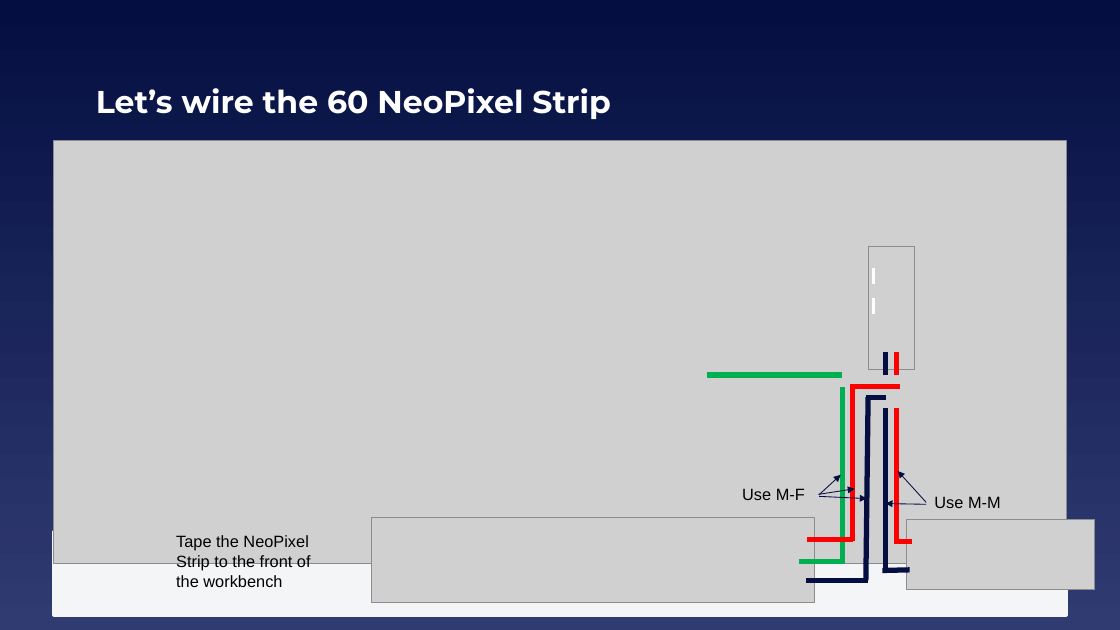
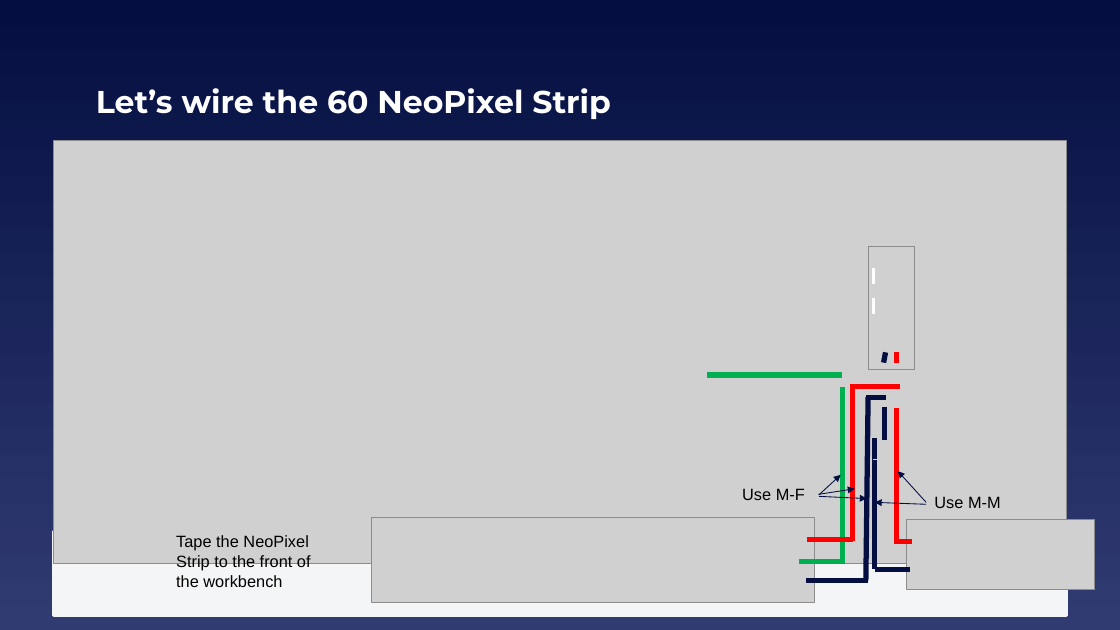
Before and after one commit to EELabMan/NeoPixels, a slide deck: slide 11 of NeoPixels.pptx. Drawn at 1120x630 pixels with LibreOffice and Linux fonts; fonts in the diff are those of the drawing; grey boxes stand for pictures. Boxes give left, top, right and bottom in pixels: in the first picture for what was removed or moved away, otherwise in the second. Text is boxed around its words. In the diff, an @@ line names an element or a change of style, - is before the commit and + after.

Commit message:
Update NeoPixels.pptx
Added Ground wire

```diff
--- a/NeoPixels.pptx
+++ b/NeoPixels.pptx
@@ line moved from (886, 352) - (886, 376) to (886, 352) - (884, 363) @@
@@ line moved from (897, 352) - (897, 376) to (897, 352) - (897, 363) @@
@@ line added from (885, 408) to (885, 440), #040E41 4.5 pt @@
@@ line moved from (886, 408) - (886, 571) to (875, 439) - (875, 569) @@
@@ line added from (886, 460) to (874, 460), #F4DD2E 0.75 pt @@
@@ arrow moved from (927, 504) - (886, 503) to (927, 504) - (875, 502) @@
@@ line moved from (883, 571) - (910, 570) to (875, 570) - (910, 570) @@
```
Also in this commit, not shown: 4 other slides changed, 1 slide added, 1 slide removed.
